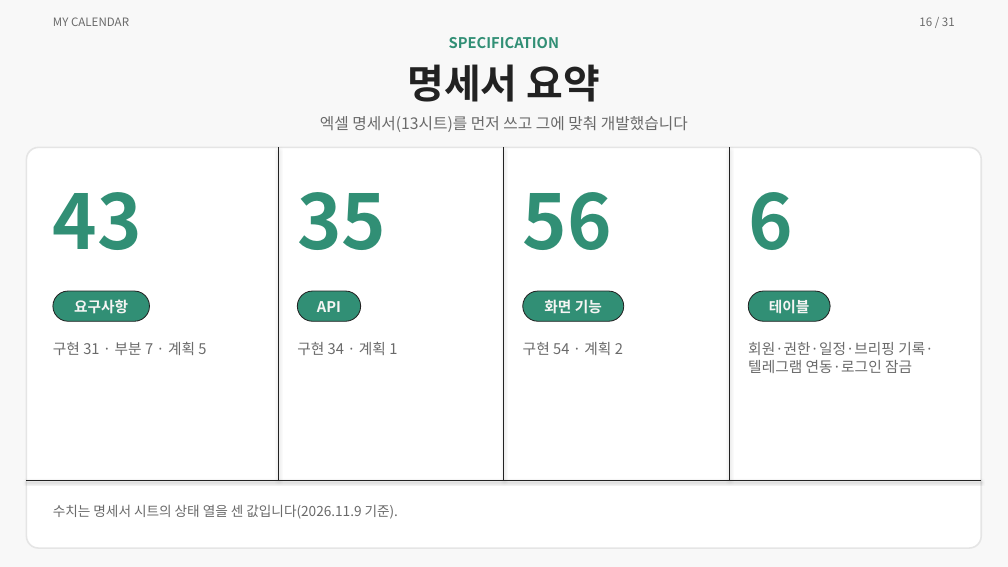
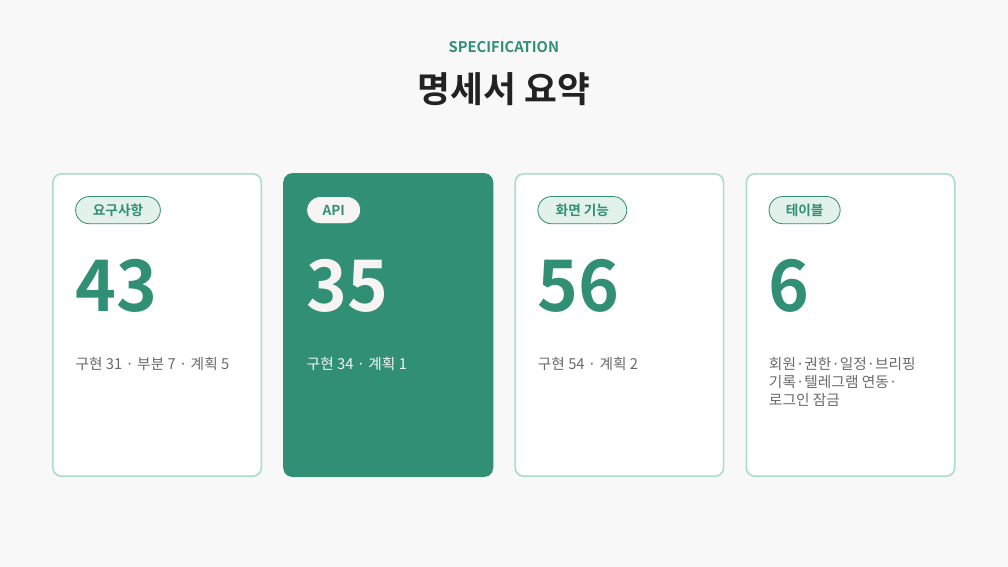
Before and after one commit to ho8566z/calendar-bot_word, a slide deck: slide 14 of ppt/개인 프로젝트.pptx (slide 16 before the commit). Drawn at 1008x567 pixels with LibreOffice and Linux fonts; fonts in the diff are those of the drawing. Boxes give left, top, right and bottom in pixels: in the first picture for what was removed or moved away, otherwise in the second. Text is boxed around its words. In the diff, an @@ line names an element or a change of style, - is before the commit and + after.

```diff
--- a/ppt/개인 프로젝트.pptx
+++ b/ppt/개인 프로젝트.pptx
@@ text removed at box(53, 17, 129, 26) @@
-MY CALENDAR
@@ text removed at box(919, 17, 955, 26) @@
-16 / 31
@@ text "SPECIFICATION": place and size @@
-text "SPECIFICATION" at box(449, 37, 559, 48)
+text "SPECIFICATION" at box(449, 41, 559, 52)
@@ text "명세서 요약": place and size @@
-text "명세서 요약" at box(407, 64, 600, 102)
+text "명세서 요약" at box(418, 72, 590, 106)
@@ text "명세서 요약" at box(418, 72, 590, 106): size 38 to 34 pt @@
@@ text removed at box(320, 116, 688, 132) @@
-엑셀 명세서(13시트)를 먼저 쓰고 그에 맞춰 개발했습니다
@@ rounded rectangle removed at box(26, 147, 982, 548) @@
@@ line removed from (278, 147) to (278, 480) @@
@@ line removed from (504, 147) to (504, 480) @@
@@ line removed from (730, 147) to (730, 480) @@
@@ rounded rectangle added at box(53, 174, 262, 476), fill #FFFFFF, outline #A9DCC9 1.5 pt @@
@@ rounded rectangle added at box(284, 174, 493, 476), fill #318F75, outline #318F75 1.5 pt @@
@@ rounded rectangle added at box(516, 174, 724, 476), fill #FFFFFF, outline #A9DCC9 1.5 pt @@
@@ rounded rectangle added at box(746, 174, 955, 476), fill #FFFFFF, outline #A9DCC9 1.5 pt @@
@@ size 14 to 13 pt, text colour #F6F5F4 to #318F75; fill #318F75 to #E3F1EB; outline #222222 0.8 pt to #318F75 0.8 pt in 3 elements at box(538, 197, 627, 224), box(769, 197, 840, 224), box(76, 197, 160, 224) @@
@@ rounded rectangle "요구사항": place and size @@
-rounded rectangle "요구사항" at box(53, 291, 150, 321)
+rounded rectangle "요구사항" at box(76, 197, 160, 224)
@@ rounded rectangle "API": place and size @@
-rounded rectangle "API" at box(297, 291, 361, 321)
+rounded rectangle "API" at box(307, 197, 361, 224)
@@ rounded rectangle "API" at box(307, 197, 361, 224): size 14 to 13 pt, text colour #F6F5F4 to #318F75; fill #318F75 to #F6F5F4; outline #222222 0.8 pt to #318F75 0.8 pt @@
@@ rounded rectangle "화면 기능": place and size @@
-rounded rectangle "화면 기능" at box(523, 291, 625, 321)
+rounded rectangle "화면 기능" at box(538, 197, 627, 224)
@@ rounded rectangle "테이블": place and size @@
-rounded rectangle "테이블" at box(749, 291, 830, 321)
+rounded rectangle "테이블" at box(769, 197, 840, 224)
@@ size 72 to 66 pt in 3 elements at box(538, 258, 620, 312), box(769, 258, 810, 312), box(76, 258, 158, 312) @@
@@ text "43": place and size @@
-text "43" at box(53, 192, 142, 250)
+text "43" at box(76, 258, 158, 312)
@@ text "35": place and size @@
-text "35" at box(297, 192, 386, 250)
+text "35" at box(307, 258, 389, 312)
@@ text "35" at box(307, 258, 389, 312): size 72 to 66 pt, text colour #318F75 to #F6F5F4 @@
@@ text "56": place and size @@
-text "56" at box(523, 192, 612, 250)
+text "56" at box(538, 258, 620, 312)
@@ text "6": place and size @@
-text "6" at box(748, 192, 793, 250)
+text "6" at box(769, 258, 810, 312)
@@ text "구현 31 · 부분 7 ...": place and size @@
-text "구현 31 · 부분 7 ..." at box(53, 342, 206, 355)
+text "구현 31 · 부분 7 ..." at box(76, 357, 229, 370)
@@ text "구현 34 · 계획 1": place and size @@
-text "구현 34 · 계획 1" at box(297, 342, 397, 355)
+text "구현 34 · 계획 1" at box(307, 357, 407, 370)
@@ text "구현 34 · 계획 1" at box(307, 357, 407, 370): text colour #6A6A6A to #F6F5F4 @@
@@ text "구현 54 · 계획 2": place and size @@
-text "구현 54 · 계획 2" at box(523, 342, 623, 355)
+text "구현 54 · 계획 2" at box(538, 357, 638, 370)
@@ text "회원·권한·일정·브리핑 기록·텔레그램 연동·로그인 잠금" rewrapped from box(748, 342, 933, 373) to box(769, 357, 916, 406) @@
@@ line removed from (26, 480) to (982, 480) @@
@@ text removed at box(53, 504, 398, 519) @@
-수치는 명세서 시트의 상태 열을 센 값입니다(2026.11.9 기준).
```
Also in this commit, not shown: 26 other slides changed, 2 slides added, 4 slides removed.
